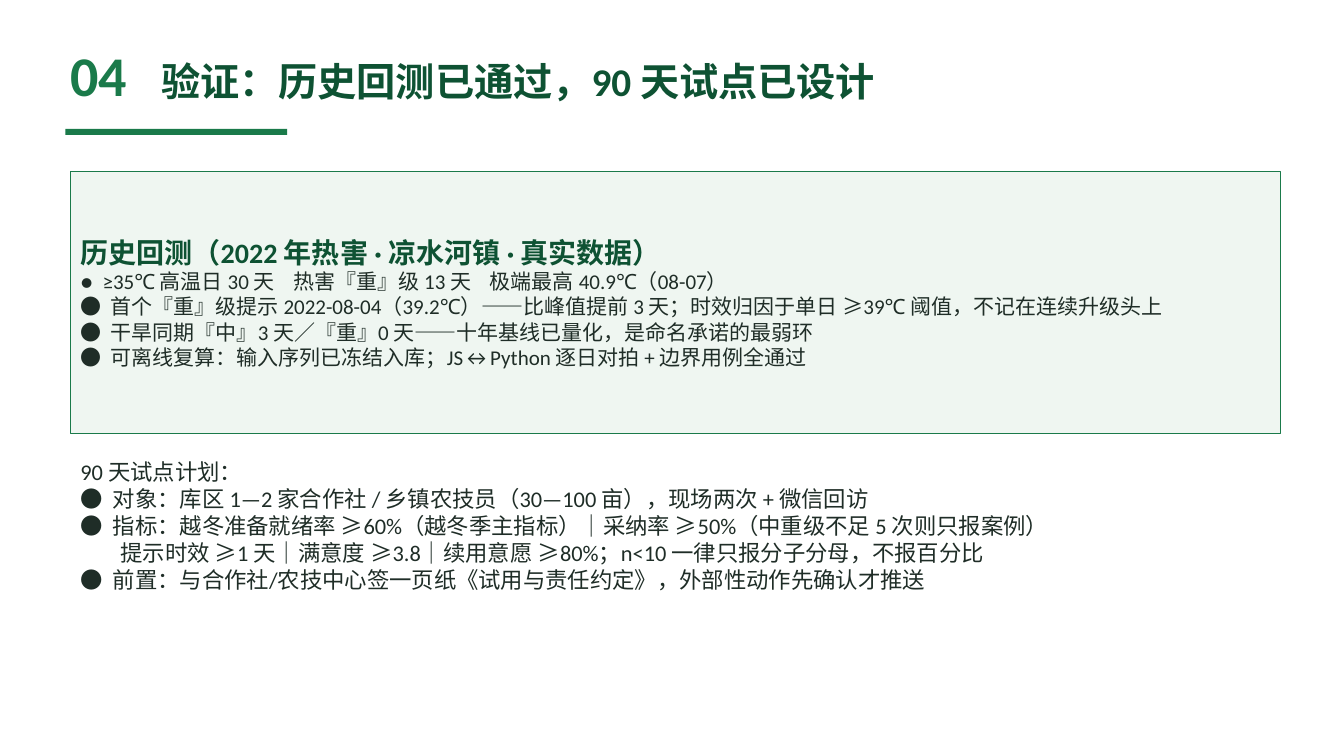
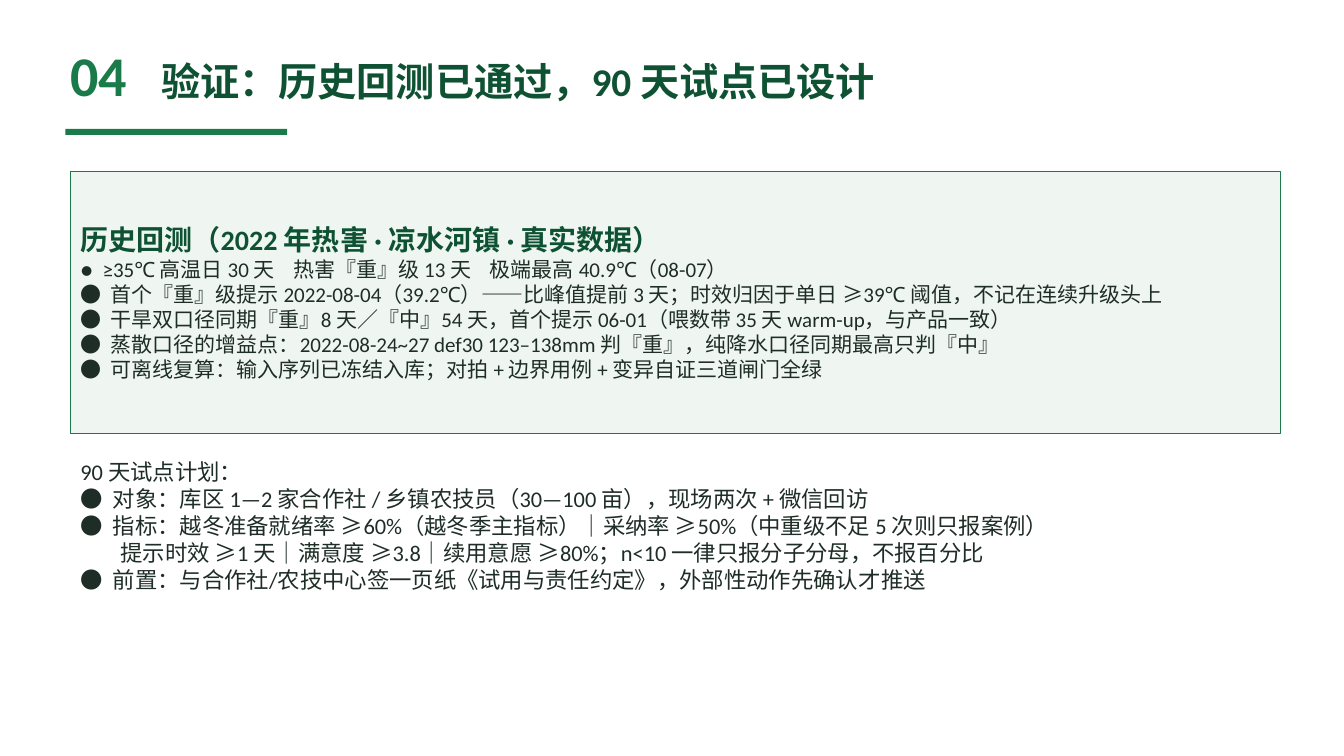
Before and after one commit to Pawnnwap/danju-zhihan, a slide deck: slide 5 of 丹橘知旱-参赛PPT.pptx. Drawn at 1344x756 pixels with LibreOffice and Linux fonts; fonts in the diff are those of the drawing. Boxes give left, top, right and bottom in pixels: in the first picture for what was removed or moved away, otherwise in the second. Text is boxed around its words. In the diff, an @@ line names an element or a change of style, - is before the commit and + after.

Commit message:
R4 对抗迭代：回测喂数修正、双口径干旱上线、闸门自证与材料一致性机制
- A-Q1 实锤并修正：回测从 --start 直接切片使窗口前 29 天被人为致盲，改为带 35 天 warm-up
  的正确喂数后 2022 干旱为『重』8／『中』54、首个提示 06-01（旧值 20/15/06-30 为伪影，已作废）
- 干旱上线双口径：降水型 ∪ 蒸散型（def30 按物候期十年 p75/p90/p99）取高者；
  留出检验显示开花期分位失准（留出段重级占比 19.4%）→ 该档蒸散口径封顶『中』，2027 花期对表前不解
- 承认并更正上轮稻草人：否定 ET0 的理由只对全局单一阈值成立；补可达性分解（膨大期降水型
  重级结构不可达）与主导变量分析（def30 差异由降水驱动），不再把分位恒等式当农学证据
- 缺测语义统一（A-Q4/Q5）：archive/forecast 同规则剔除、窗口含缺测不判级、ET0 缺失蒸散口径退出，
  定标与运行时同源；新增 null 与 ET0 缺测对拍用例
- 闸门加固：对拍窗口/天数/用例数改为断言（不得跳过窗口仍宣布通过）；变异未执行计为失败；
  阈值常量 JS==PY==现算分位三方绑定；边界用例 23→33 组；变异 15/15 全拦
- 建议库 fail-closed 落到产品：外部性动作默认只进待确认清单，本机登记确认后才升格；
  烟测按关键词做语义断言（拆标记即失败）；ruleAnswer 低温取错库修正；无等级三态区分表述
- 新增 docs_consistency.py：五份材料关键数字与口径对齐现算值 + 禁止被否决措辞回潮
- docs/03 同步评委 B/C：现金上限与砍序、对公付款默认、指标改分子分母与判失败条款、
  退场横幅代码开关与退出触发清单、反事实提示对照、手捏墒情记录项、协议定性为试点内部安排

```diff
--- a/丹橘知旱-参赛PPT.pptx
+++ b/丹橘知旱-参赛PPT.pptx
@@ text in rectangle at <box>111,309,1011,380</box>: text changed @@
-● 干旱同期『中』3 天／『重』0 天——十年基线已量化，是命名承诺的最弱环
-● 可离线复算：输入序列已冻结入库；JS↔Python 逐日对拍 + 边界用例全通过
+● 干旱双口径同期『重』8 天／『中』54 天，首个提示 06-01（喂数带 35 天 warm-up，与产品一致）
+● 蒸散口径的增益点：2022-08-24~27 def30 123–138mm 判『重』，纯降水口径同期最高只判『中』
+● 可离线复算：输入序列已冻结入库；对拍 + 边界用例 + 变异自证三道闸门全绿
```
Also in this commit, not shown: 1 other slide changed, 15 other files.
